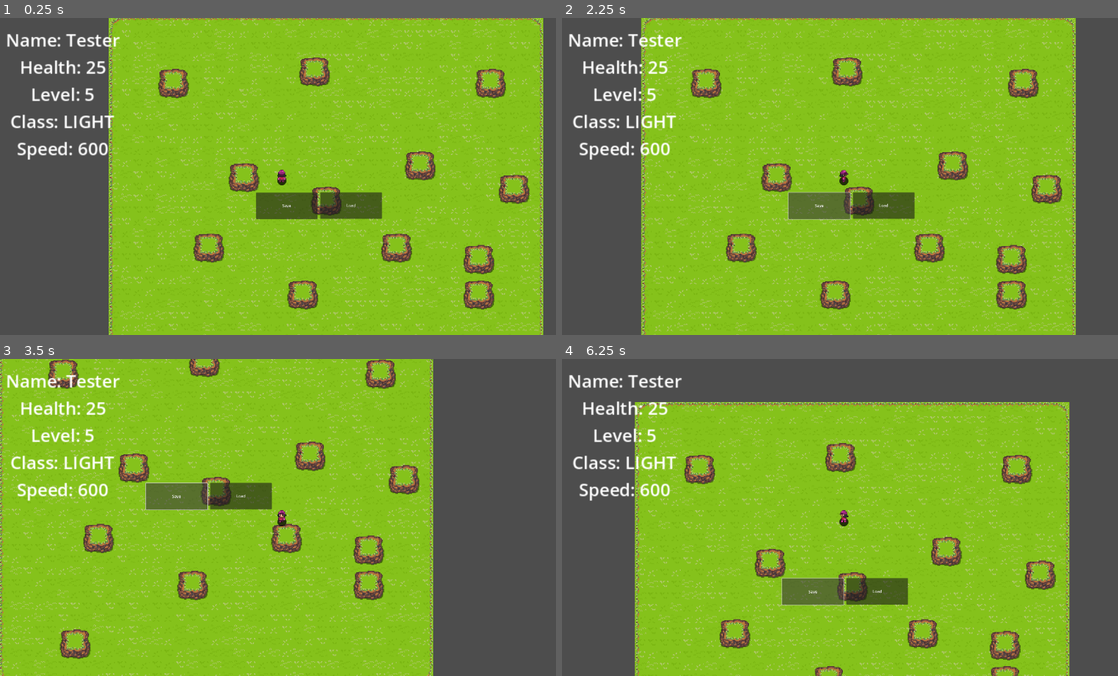
Above: before the commit, frames 1-4 (two rows, left to right).
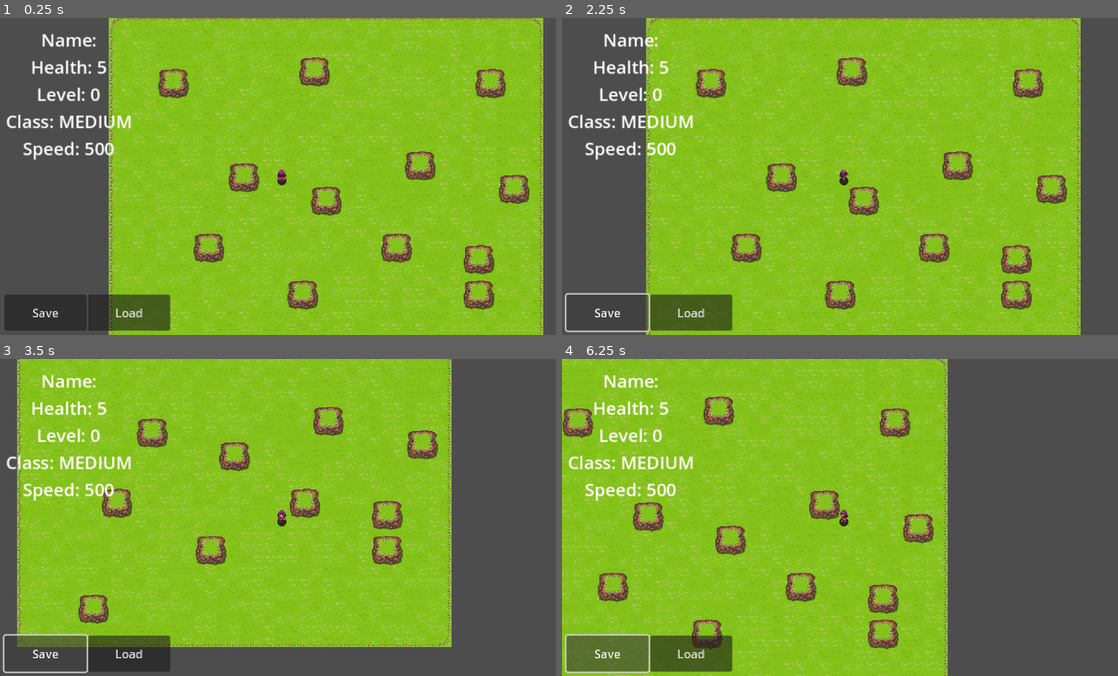
Above: after the commit, the same moments.

Repository: Leonardo-1511/GameProject
Game: Godot game, scene res://world.tscn
The game is run twice, just before and just after one commit, with the same random seed, the same clock (stepped at 60 frames per second) and the same inputs.
Inputs:
- Up to frame 1 (0.25 s): no input
- Up to frame 2 (2.25 s): click "Load" at 0.5 s; click "Save" at 1.25 s; hold D (Right) from 2.03 s (still down)
- Up to frame 3 (3.5 s): release D (Right) at 2.78 s; hold S (Down) from 2.78 s (still down)
- Up to frame 4 (6.25 s): release S (Down) at 3.53 s; hold D (Right) 3.53-4.28 s; hold W (Up) 4.28-5.03 s; hold A (Left) from 5.03 s (still down)

The runs differ from the first frame. In frame 1, 7.4% of the frame differs, in the area x 0-69%, y 4-99%; in frame 2, 21%; in frame 3, 32%; in frame 4, 54%, in the area x 0-92%, y 0-100%.
Error before the commit: Invalid access to property or key 'PlayerSave' on a base object of type 'Dictionary'. (res://Player/Player.gd:48)
Error after the commit: Invalid access to property or key 'PlayerSave' on a base object of type 'Dictionary'. (res://Player/Player.gd:47)

Commit message:
Fixed Bug with Infinite Speed and added the duplication of the Loading file

Diff:
--- a/Player/Player.gd
+++ b/Player/Player.gd
@@ -1,7 +1,6 @@
 extends CharacterBody2D
 
 @export_category("Settings")
-@export var speed : float = 500.0
 @export var animation: AnimationPlayer
 @export var properties: CharacterResource
 @export var save_manager: SaveManager
@@ -9,7 +8,7 @@
 
 func _physics_process(_delta: float) -> void:
 	var direction : Vector2 = Input.get_vector("Left", "Right", "Up", "Down")
-	velocity = direction * speed
+	velocity = direction * properties.speed
 
 	if direction.is_zero_approx():
 		animation.stop()
@@ -27,11 +26,11 @@
 func _ready() -> void:
 	match properties.character_class:
 		0: pass			 # Medium Class
-		1: speed *= 0.8  # Heavy class
-		2: speed *= 1.2  # Light Class
+		1: properties.speed *= 0.8  # Heavy class
+		2: properties.speed *= 1.2  # Light Class
 
 	var player_stats := get_node("Camera2D/PlayerStats")
-	var text := "Name: %s\nHealth: %s\nLevel: %s\nClass: %s\nSpeed: %s" % [properties.name, properties.health, properties.character_level, properties.characterClass.keys()[properties.character_class], speed]
+	var text := "Name: %s\nHealth: %s\nLevel: %s\nClass: %s\nSpeed: %s" % [properties.name, properties.health, properties.character_level, properties.characterClass.keys()[properties.character_class], properties.speed]
 	player_stats.text = text
 
 	save_manager.register(save_character)
@@ -45,8 +44,9 @@
 	return ["PlayerSave", player_save]
 
 func load_character() -> void:
-	var resource = save_manager.loaded_files["PlayerSave"]
+	var resource = save_manager.loaded_files["PlayerSave"].duplicate(true)
 	properties = resource.character
 	transform = resource.position
 	print(resource.stats)
+	_ready()
 	return
--- a/Resources/EntityResource.gd
+++ b/Resources/EntityResource.gd
@@ -5,3 +5,4 @@
 @export var name: String
 @export var max_health: int
 @export var health: int = max_health
+@export var speed: float = 500
--- a/world.tscn
+++ b/world.tscn
@@ -10,12 +10,13 @@
 
 [sub_resource type="Resource" id="Resource_f4bal"]
 script = ExtResource("3_5444a")
-character_class = 2
-mana_level = 3
-character_level = 5
-name = "Tester"
-max_health = 25
-health = 25
+character_class = 0
+mana_level = 0
+character_level = 0
+name = ""
+max_health = 5
+health = 5
+speed = 500.0
 
 [sub_resource type="SystemFont" id="SystemFont_ypht7"]
 generate_mipmaps = true
@@ -23,6 +24,38 @@
 [sub_resource type="LabelSettings" id="LabelSettings_barne"]
 font = SubResource("SystemFont_ypht7")
 font_size = 24
+
+[sub_resource type="GDScript" id="GDScript_hi5j0"]
+script/source = "extends Button
+
+@export var savemanager: SaveManager
+@export var player: CharacterBody2D
+
+func _ready():
+	self.connect(\"pressed\", on_pressed)
+
+func on_pressed():
+	savemanager.load()
+
+func tester():
+	print(\"Test Callable called.\")
+
+func saver() -> Array:
+	print(player.properties)
+	return [\"Player\", player.properties]
+"
+
+[sub_resource type="GDScript" id="GDScript_u0hdp"]
+script/source = "extends Button
+
+@export var savemanager: SaveManager
+
+func _ready():
+	self.connect(\"pressed\", on_pressed)
+
+func on_pressed():
+	savemanager.save()
+"
 
 [sub_resource type="TileSetAtlasSource" id="TileSetAtlasSource_qwjqv"]
 resource_name = "Terrain"
@@ -532,38 +565,6 @@
 physics_layer_0/collision_layer = 1
 sources/1 = SubResource("TileSetAtlasSource_qwjqv")
 
-[sub_resource type="GDScript" id="GDScript_hi5j0"]
-script/source = "extends Button
-
-@export var savemanager: SaveManager
-@export var player: CharacterBody2D
-
-func _ready():
-	self.connect(\"pressed\", on_pressed)
-
-func on_pressed():
-	savemanager.load()
-
-func tester():
-	print(\"Test Callable called.\")
-
-func saver() -> Array:
-	print(player.properties)
-	return [\"Player\", player.properties]
-"
-
-[sub_resource type="GDScript" id="GDScript_u0hdp"]
-script/source = "extends Button
-
-@export var savemanager: SaveManager
-
-func _ready():
-	self.connect(\"pressed\", on_pressed)
-
-func on_pressed():
-	savemanager.save()
-"
-
 [node name="World" type="Node2D"]
 
 [node name="Managers" type="Node" parent="."]
@@ -592,6 +593,25 @@
 label_settings = SubResource("LabelSettings_barne")
 horizontal_alignment = 1
 
+[node name="LoadButton" type="Button" parent="Player/Camera2D" node_paths=PackedStringArray("savemanager", "player")]
+offset_left = -263.565
+offset_top = 161.0
+offset_right = -151.565
+offset_bottom = 210.0
+text = "Load"
+script = SubResource("GDScript_hi5j0")
+savemanager = NodePath("../../../Managers/SaveManager")
+player = NodePath("../..")
+
+[node name="SaveButton" type="Button" parent="Player/Camera2D" node_paths=PackedStringArray("savemanager")]
+offset_left = -378.0
+offset_top = 161.0
+offset_right = -266.0
+offset_bottom = 210.0
+text = "Save"
+script = SubResource("GDScript_u0hdp")
+savemanager = NodePath("../../../Managers/SaveManager")
+
 [node name="ShadowComponent" parent="Player" instance=ExtResource("2_t44gl")]
 show_behind_parent = true
 sprite = ExtResource("3_h6wfe")
@@ -612,20 +632,3 @@
 layer_0/tile_data = PackedInt32Array(-983031, 524289, 2, -917495, 458753, 3, -851959, 524289, 4, -786423, 524289, 4, -7 …(22782 unchanged characters)…
 layer_1/name = "Above"
 layer_1/tile_data = PackedInt32Array(-983031, 1048577, 1, -262135, 196609, 0, -196599, 196609, 1, -131063, 196609, 2, 1 …(4841 unchanged characters)…
-
-[node name="Button" type="Button" parent="." node_paths=PackedStringArray("savemanager", "player")]
-offset_right = 252.0
-offset_bottom = 108.0
-text = "Load"
-script = SubResource("GDScript_hi5j0")
-savemanager = NodePath("../Managers/SaveManager")
-player = NodePath("../Player")
-
-[node name="Button2" type="Button" parent="." node_paths=PackedStringArray("savemanager")]
-offset_left = -263.0
-offset_top = 1.0
-offset_right = -11.0
-offset_bottom = 109.0
-text = "Save"
-script = SubResource("GDScript_u0hdp")
-savemanager = NodePath("../Managers/SaveManager")
